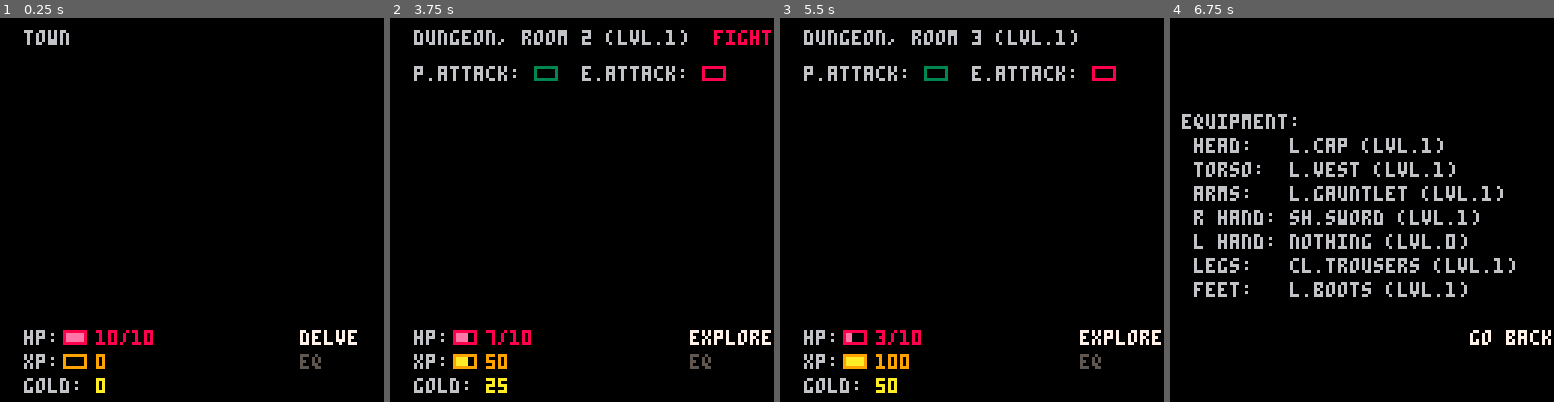
Above: before the commit, frames 1-4 (left to right).
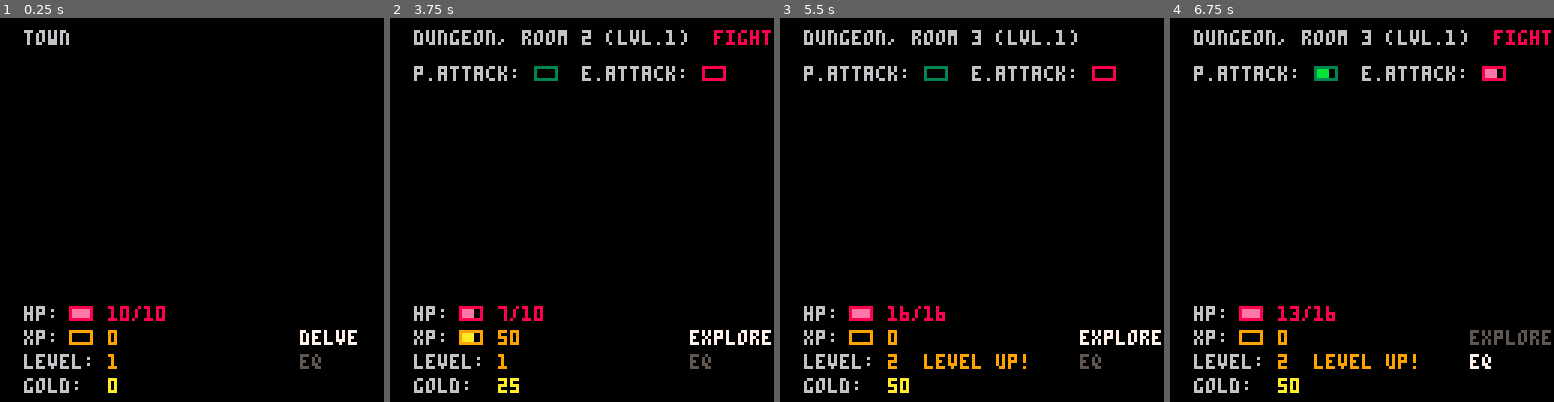
Above: after the commit, the same moments.

Repository: VedVid/IdleRPG
Game: PICO-8 cartridge idlerpg.p8
Two runs of this game, one before a commit and one after it. Both use one fixed random seed, a clock stepped at 60 frames per second and the inputs below.
Inputs:
- Up to frame 1 (0.25 s): no input
- Up to frame 2 (3.75 s): tap X (X key) at 0.33, 1.07, 1.85, 2.97 s; tap O (Z key) at 0.7, 1.7, 2.1, 2.5, 2.9, 3.3, 3.7 s; hold Right 1.6-2.1 s; hold Up 2.15-2.42 s; hold Right 2.47-3.03 s; hold Left 3.08-3.58 s; hold Down from 3.63 s (still down)
- Up to frame 3 (5.5 s): release Down at 3.97 s; hold Right 4.02-4.68 s; tap X (X key) at 4.08, 5.2 s; tap O (Z key) every 0.4 s from 4.1 to 5.3 s; hold Up 4.73-5.03 s; hold Left from 5.08 s (still down)
- Up to frame 4 (6.75 s): release Left at 5.68 s; tap O (Z key) at 5.7, 6.1, 6.5 s; hold Down 5.73-6.03 s; hold Right 6.08-6.58 s; tap X (X key) at 6.32 s; hold Right from 6.63 s (still down)

The runs differ from the first frame. In frame 1, 1.8% of the frame differs, in the area x 6-43%, y 75-98%; in frame 2, 1.8%; in frame 3, 2.3%; in frame 4, 12%, in the area x 3-100%, y 3-98%.

Commit message:
Leveling up implemented. The dungeon danger level will be adjusted to the delving player.

Diff:
--- a/idlerpg.p8
+++ b/idlerpg.p8
@@ -2,18 +2,20 @@
 version 33
 __lua__
 function _init()
+ level_up_time_length = 30*3
+ level_up_time_current = 0
  button_chosen = 1
  dungeon_buttons = make_dungeon_menu()
  town_buttons = make_town_menu()
  eq_buttons = make_eq_menu()
+ player = make_player()
+ enemy = nil
  town = make_town()
  dungeon = make_dungeon()
  dungeon.current_room = 0
  game_place = "town"
  game_fight = false
  game_scene = "main screen"
- player = make_player()
- enemy = nil
 end
 
 function _update()
@@ -138,8 +140,10 @@
  player.attack_speed = 0
  player.defense = 0
  player.healing_speed = 3
+ player.level = 1
  player.current_xp = 0
  player.xp_to_lvl_up = 100
+ player.total_xp = 0
  player.healing_bar =
   make_progress_bar({5,6,7,8},
                     player.healing_speed)
@@ -252,6 +256,16 @@
   end
   if (enemy.current_hp <= 0) then
    player.current_xp += enemy.xp
+   player.total_xp += enemy.xp
+   if (player.current_xp >= player.xp_to_lvl_up) then
+    player.current_xp -= player.xp_to_lvl_up
+    player.xp_to_lvl_up *= 1.25
+    player.xp_to_lvl_up = flr(player.xp_to_lvl_up)
+    player.level += 1
+    player.max_hp += flr(rnd(10))+1
+    player.current_hp = player.max_hp
+    level_up_time_current = level_up_time_length
+   end
    player.gold += enemy.gold
    dungeon.current_room += 1
    if (dungeon.current_room > dungeon.length) then
@@ -375,14 +389,27 @@
   draw_buttons(town_buttons)
  end
 
- print("hp: ", 8, 104, 6)
- draw_bar(player.hp_bar, 21, 104)
- print(player.current_hp.."/"..player.max_hp, 32, 104, 8)
- print("xp: ", 8, 112, 6)
- draw_bar(player.xp_bar, 21, 112)
- print(player.current_xp, 32, 112, 9)
- print("gold: ", 8, 120, 6)
- print(player.gold, 32, 120, 10)
+ print("hp: ", 8, 96, 6)
+ draw_bar(player.hp_bar, 23, 96)
+ print(player.current_hp.."/"..player.max_hp, 36, 96, 8)
+ print("xp: ", 8, 104, 6)
+ draw_bar(player.xp_bar, 23, 104)
+ print(player.current_xp, 36, 104, 9)
+ print("level: ", 8, 112, 6)
+ print(player.level, 36, 112, 9)
+ if (level_up_time_current > 0) then
+  local col = 9
+  if (level_up_time_current <= 15) then col = 10
+  elseif (level_up_time_current <= 30) then col = 9
+  elseif (level_up_time_current <= 45) then col = 10
+  elseif (level_up_time_current <= 60) then col = 9
+  elseif (level_up_time_current <= 75) then col = 10
+  else col = 9 end
+  print("level up!", 48, 112, col)
+  level_up_time_current -= 1
+ end
+ print("gold:  ", 8, 120, 6)
+ print(player.gold, 36, 120, 10)
 end
 
 function draw_eq_screen()
@@ -393,7 +420,7 @@
 function make_dungeon()
  local dungeon = {}
  dungeon.name = "dungeon"
- dungeon.level = 1
+ dungeon.level = player.level
  dungeon.length = 3
  dungeon.current_room = 1
  local rooms = {}
